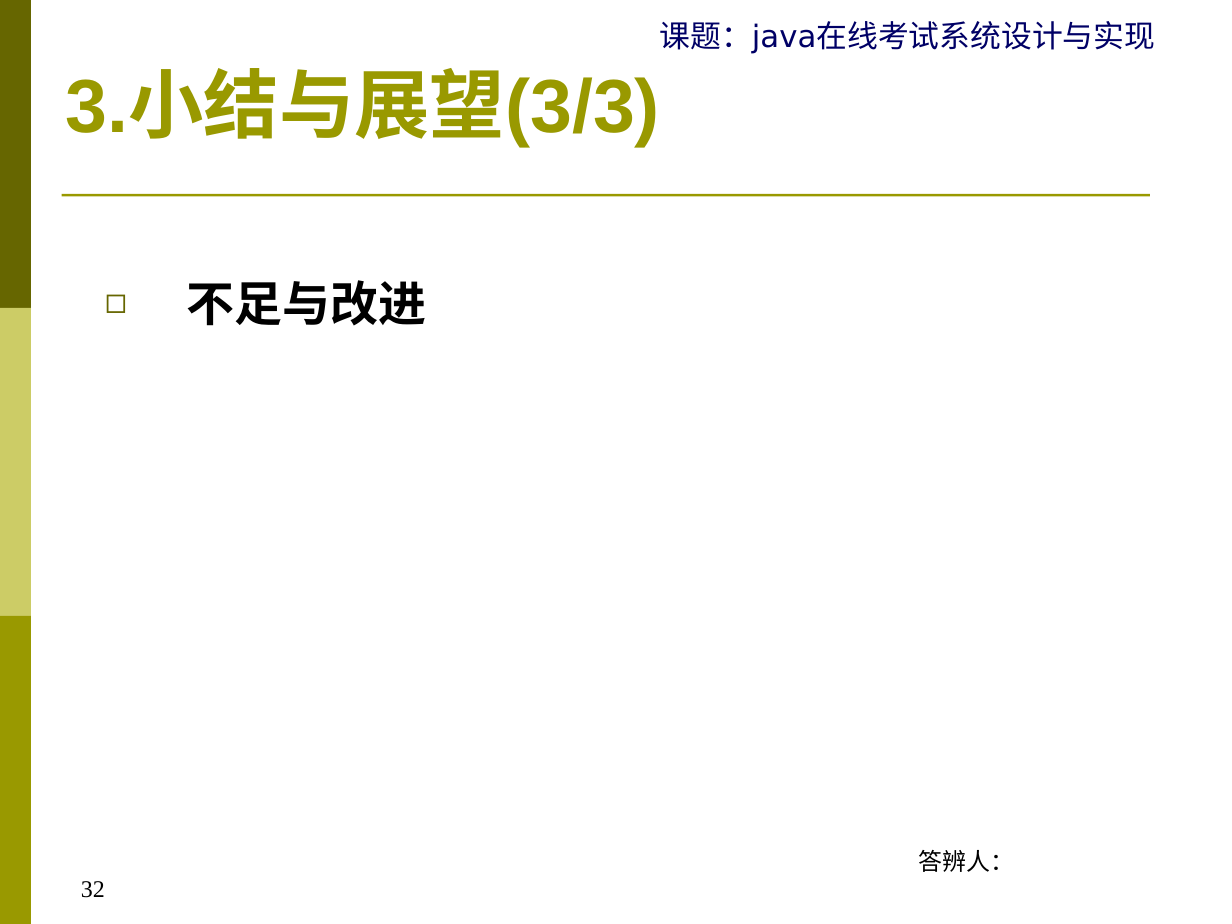
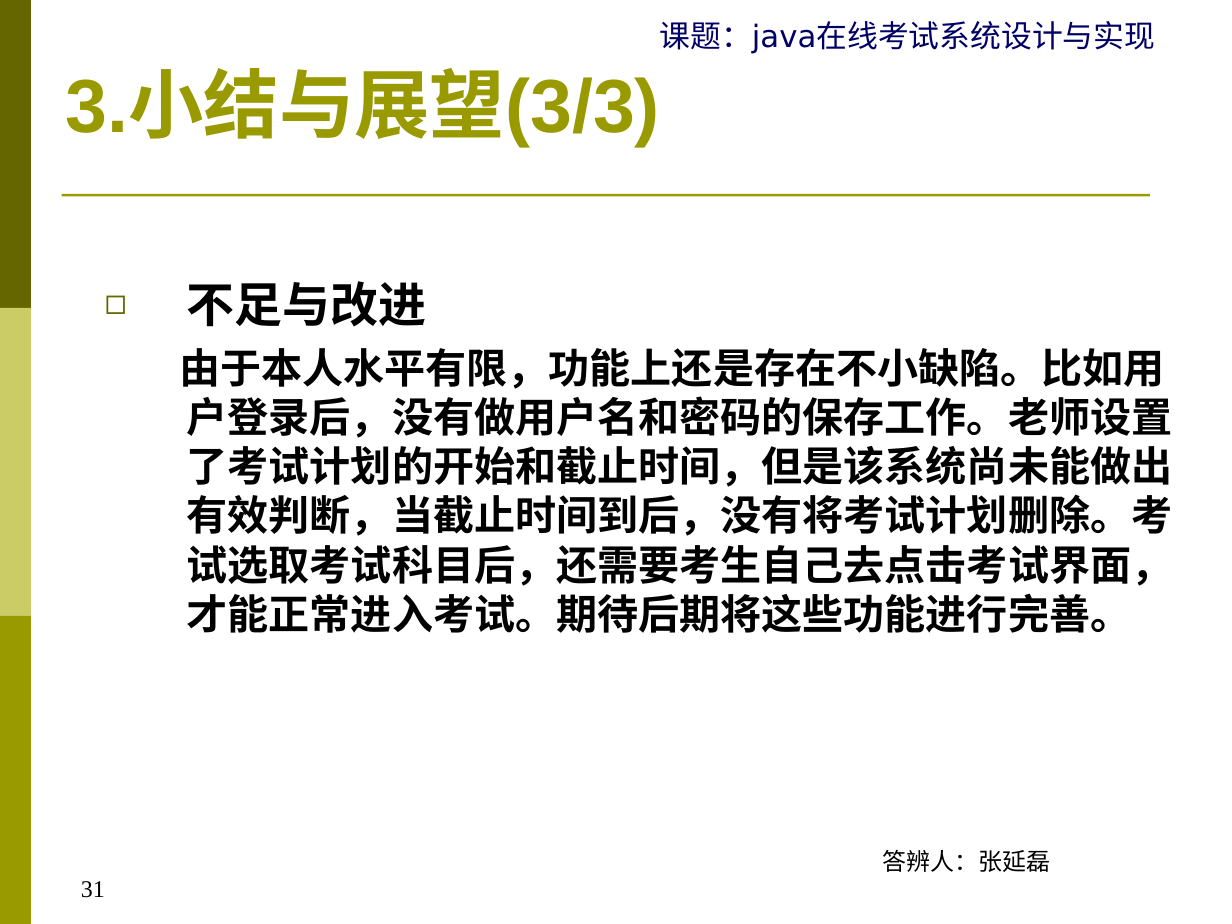
Before and after one commit to zhangylz/sudaonlineexambase, a slide deck: slide 31 of document/YB17270520059张延磊-Java在线考试系统设计与实现V1-20190508.ppt (slide 32 before the commit). Drawn at 1232x924 pixels with LibreOffice and Linux fonts; fonts in the diff are those of the drawing. Boxes give left, top, right and bottom in pixels: in the first picture for what was removed or moved away, otherwise in the second. Text is boxed around its words. In the diff, an @@ line names an element or a change of style, - is before the commit and + after.

```diff
--- a/document/YB17270520059张延磊-Java在线考试系统设计与实现V1-20190508.ppt
+++ b/document/YB17270520059张延磊-Java在线考试系统设计与实现V1-20190508.ppt
@@ text at bbox=[179, 348, 1173, 633]: paragraph added @@
+由于本人水平有限，功能上还是存在不小缺陷。比如用户登录后，没有做用户名和密码的保存工作。老师设置了考试计划的开始和截止时间，但是该系统尚未能做出有效判断，当截止时间到后，没有将考试计划删除。考试选取考试科目后，还需要考生自己去点击考试界面，才能正常进入考试。期待后期将这些功能进行完善。
@@ text at bbox=[882, 850, 1050, 872]: text changed @@
-答辨人：
+答辨人：张延磊
@@ page number at bbox=[81, 881, 105, 898]: text changed @@
-32
+31
```
Also in this commit, not shown: 16 other slides changed, 1 slide removed, 1 other file.
